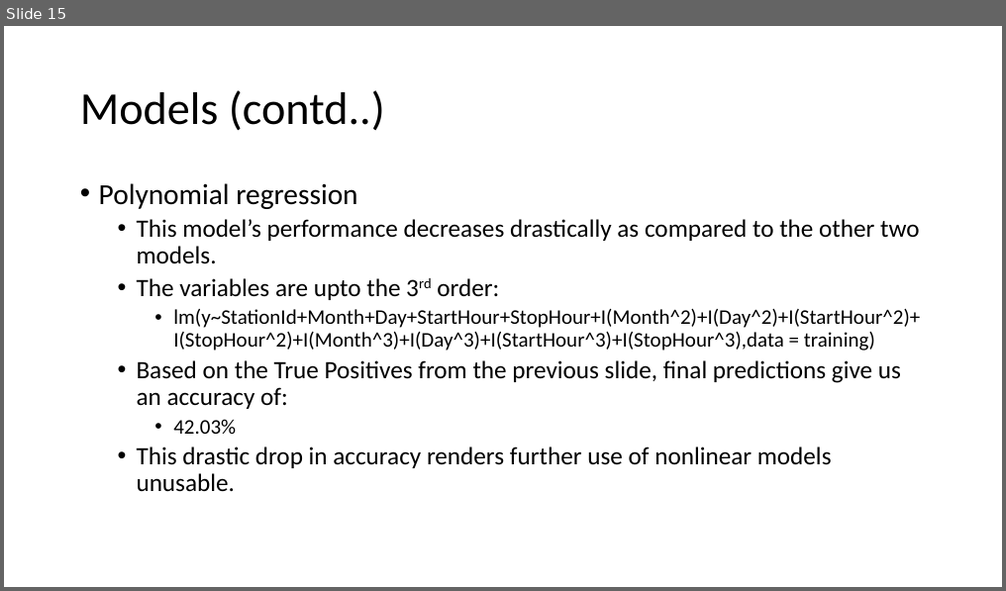
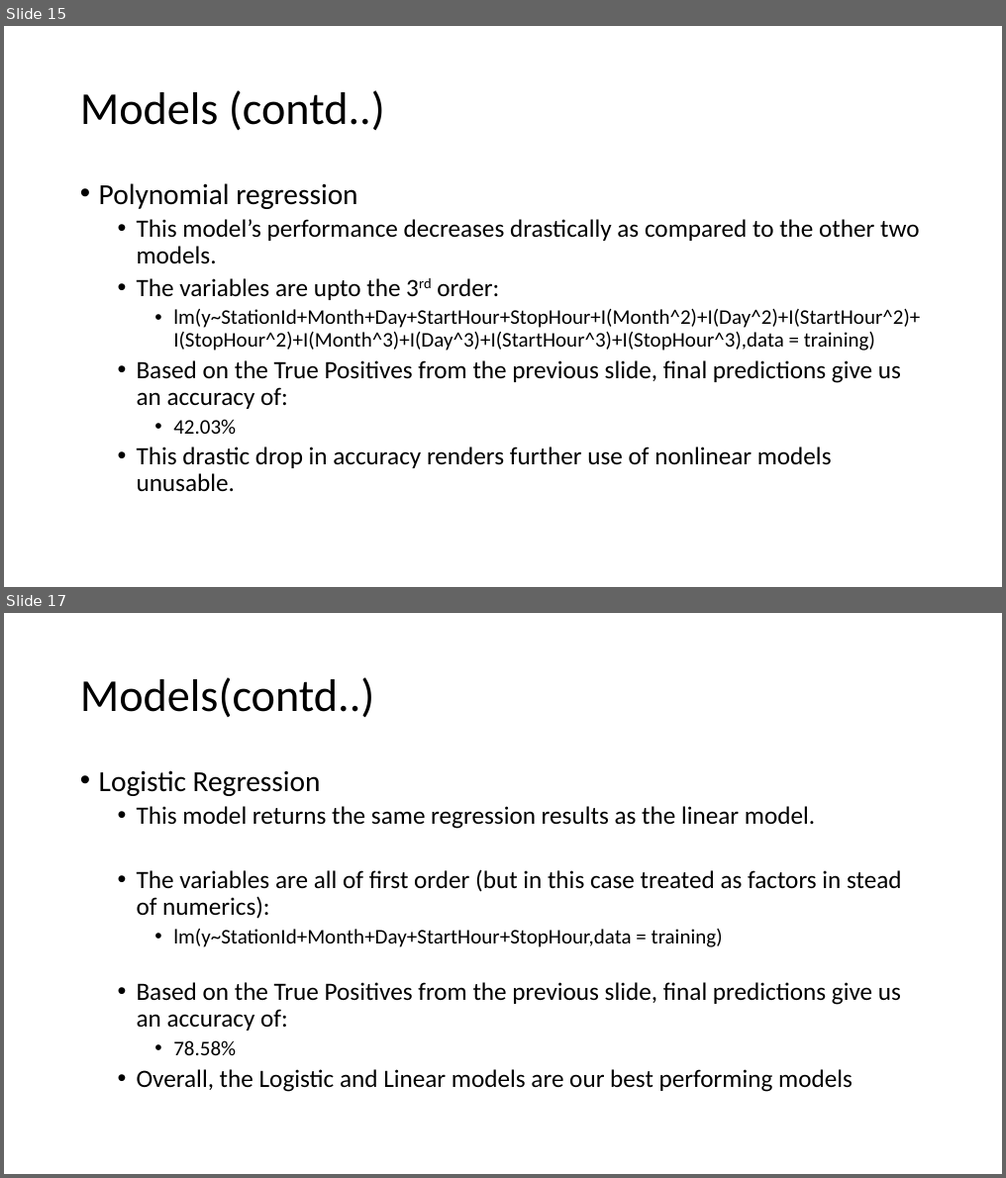
Before and after one commit to ayumib04/PittBikeShare, a slide deck: Ignite_ppt.pptx. Shown one above the other, each under a label of ours: slide 15 before the commit, slides 15 and 17 after it; the slides between them are not shown. The pictures are 1006x591 and 1006x1178 pixels, drawn with LibreOffice and Linux fonts; fonts in the diff are those of the drawing. Boxes give left, top, right and bottom in pixels: in the first picture for what was removed or moved away, otherwise in the second. Text is boxed around its words. In the diff, an @@ line names an element or a change of style, - is before the commit and + after.

```diff
--- a/Ignite_ppt.pptx
+++ b/Ignite_ppt.pptx
@@ slide 17 added at (4,613,1002,1174), background #FFFFFF @@
@@ title added at (80,677,375,718), 44 pt, text #000000 @@
+Models(contd..)
@@ text added at (99,770,902,1092), 24 pt, text #000000 @@
+• Logistic Regression
+  • This model returns the same regression results as the linear model.
+  • The variables are all of first order (but in this case treated as factors in stead of numerics):
+    • lm(y~StationId+Month+Day+StartHour+StopHour,data = training)
+  • Based on the True Positives from the previous slide, final predictions give us an accuracy of:
+    • 78.58%
+  • Overall, the Logistic and Linear models are our best performing models
```
Also in this commit, not shown: 4 other slides added.
